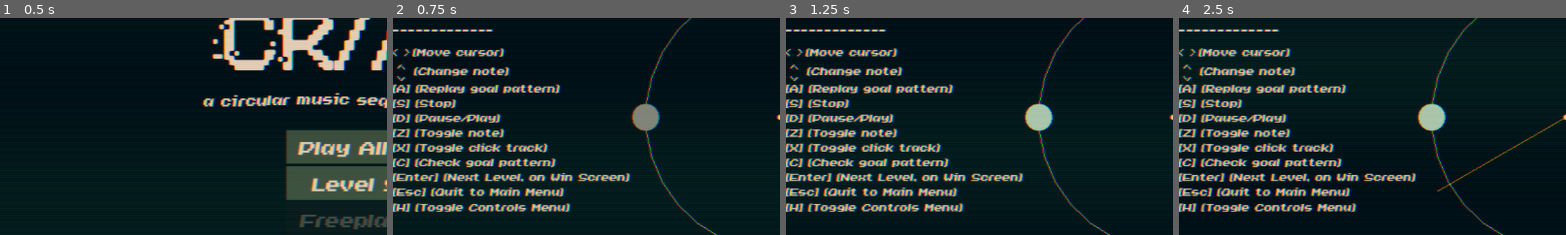
Above: before the commit, frames 1-4 (left to right).
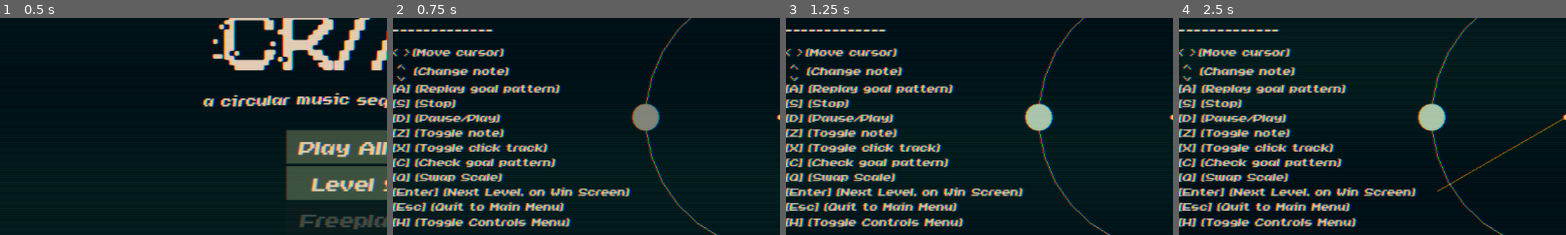
Above: after the commit, the same moments.

Repository: BurnsAndy/gmtk2025
Game: Godot game, scene res://scenes/main_menu.tscn
The game is run twice, just before and just after one commit, with the same random seed, the same clock (stepped at 60 frames per second) and the same inputs.
Inputs:
- Up to frame 1 (0.5 s): no input
- Up to frame 2 (0.75 s): click "Play All Levels" at 0.5 s
- Up to frame 3 (1.25 s): no input
- Up to frame 4 (2.5 s): tap Enter at 1.25 s; hold Right 1.28-2.03 s; tap H at 1.35, 2.3 s; tap Q at 1.55, 2.1 s; hold Down from 2.03 s (still down)
The pictures show only the part of the screen within x 0-50%, y 27-77%; the shares and areas given below are measured in that part.

Frame 1 is identical in both runs. In frame 2, 7.0% of the frame differs, in the area x 0-62%, y 71-97%; in frame 3, 7.0%; in frame 4, 7.0%.

Commit message:
added AharmonicMinor scale. updated theme with correct scale

Diff:
--- a/assets/audio/samples/instr1/instr1_audio_library.tres
+++ b/assets/audio/samples/instr1/instr1_audio_library.tres
@@ -10,6 +10,14 @@
 [ext_resource type="AudioStream" uid="uid://bue8pc0gceqel" path="res://assets/audio/samples/instr1/dmajor/5-b4.wav" id="8_p4gce"]
 [ext_resource type="AudioStream" uid="uid://cej544e72jck8" path="res://assets/audio/samples/instr1/dmajor/6-c#4.wav" id="9_5lgis"]
 [ext_resource type="AudioStream" uid="uid://b67v3q03lg568" path="res://assets/audio/samples/instr1/dmajor/7-d4.wav" id="10_rredj"]
+[ext_resource type="AudioStream" uid="uid://d2x2np6clhxuo" path="res://assets/audio/samples/instr1/aminor/0-a3.wav" id="11_5lgis"]
+[ext_resource type="AudioStream" uid="uid://d025055embxff" path="res://assets/audio/samples/instr1/aminor/1-b3.wav" id="12_rredj"]
+[ext_resource type="AudioStream" uid="uid://b6k4ifoun8j11" path="res://assets/audio/samples/instr1/aminor/2-c3.wav" id="13_g3rrn"]
+[ext_resource type="AudioStream" uid="uid://dbjrouc04rmyx" path="res://assets/audio/samples/instr1/aminor/3-d3.wav" id="14_eb6so"]
+[ext_resource type="AudioStream" uid="uid://byg7t70otqa3r" path="res://assets/audio/samples/instr1/aminor/4-e3.wav" id="15_7jd1y"]
+[ext_resource type="AudioStream" uid="uid://wppfx6ap6jjw" path="res://assets/audio/samples/instr1/aminor/5-f3.wav" id="16_nd6ig"]
+[ext_resource type="AudioStream" uid="uid://dwb0ussdce2y3" path="res://assets/audio/samples/instr1/aminor/6-g#3.wav" id="17_u31pb"]
+[ext_resource type="AudioStream" uid="uid://dk7ql6i3lvoas" path="res://assets/audio/samples/instr1/aminor/7-a4.wav" id="18_pcy5b"]
 
 [sub_resource type="Resource" id="Resource_dwanr"]
 script = ExtResource("2_wdkha")
@@ -59,7 +67,55 @@
 stream = ExtResource("10_rredj")
 metadata/_custom_type_script = "uid://xwsen5j60ci3"
 
+[sub_resource type="Resource" id="Resource_61fvm"]
+script = ExtResource("2_wdkha")
+tag = "aminor_0"
+stream = ExtResource("11_5lgis")
+metadata/_custom_type_script = "uid://xwsen5j60ci3"
+
+[sub_resource type="Resource" id="Resource_icstl"]
+script = ExtResource("2_wdkha")
+tag = "aminor_1"
+stream = ExtResource("12_rredj")
+metadata/_custom_type_script = "uid://xwsen5j60ci3"
+
+[sub_resource type="Resource" id="Resource_jrvhk"]
+script = ExtResource("2_wdkha")
+tag = "aminor_2"
+stream = ExtResource("13_g3rrn")
+metadata/_custom_type_script = "uid://xwsen5j60ci3"
+
+[sub_resource type="Resource" id="Resource_swyjb"]
+script = ExtResource("2_wdkha")
+tag = "aminor_3"
+stream = ExtResource("14_eb6so")
+metadata/_custom_type_script = "uid://xwsen5j60ci3"
+
+[sub_resource type="Resource" id="Resource_60egy"]
+script = ExtResource("2_wdkha")
+tag = "aminor_4"
+stream = ExtResource("15_7jd1y")
+metadata/_custom_type_script = "uid://xwsen5j60ci3"
+
+[sub_resource type="Resource" id="Resource_obkfv"]
+script = ExtResource("2_wdkha")
+tag = "aminor_5"
+stream = ExtResource("16_nd6ig")
+metadata/_custom_type_script = "uid://xwsen5j60ci3"
+
+[sub_resource type="Resource" id="Resource_aw2b0"]
+script = ExtResource("2_wdkha")
+tag = "aminor_6"
+stream = ExtResource("17_u31pb")
+metadata/_custom_type_script = "uid://xwsen5j60ci3"
+
+[sub_resource type="Resource" id="Resource_x7v2b"]
+script = ExtResource("2_wdkha")
+tag = "aminor_7"
+stream = ExtResource("18_pcy5b")
+metadata/_custom_type_script = "uid://xwsen5j60ci3"
+
 [resource]
 script = ExtResource("1_jwrcf")
-sound_effects = Array[ExtResource("2_wdkha")]([SubResource(" …(193 unchanged characters)… e_lnjkg"), SubResource("Resource_gbyfo")])
+sound_effects = Array[ExtResource("2_wdkha")]([SubResource(" …(193 unchanged characters)… e_lnjkg"), SubResource("Resource_gbyfo"), SubResource("Resource_61fvm"), SubResource("Resource_icstl"), SubResource("Resource_jrvhk"), SubResource("Resource_swyjb"), SubResource("Resource_60egy"), SubResource("Resource_obkfv"), SubResource("Resource_aw2b0"), SubResource("Resource_x7v2b")])
 metadata/_custom_type_script = "uid://b0t3mmdcvowi7"
--- a/assets/audio/samples/instr2/instr2_audio_library.tres
+++ b/assets/audio/samples/instr2/instr2_audio_library.tres
@@ -10,6 +10,14 @@
 [ext_resource type="AudioStream" uid="uid://cgwcsrlsv0k3n" path="res://assets/audio/samples/instr2/dmajor/5-b5.wav" id="8_mxfw2"]
 [ext_resource type="AudioStream" uid="uid://beiy46enjvtip" path="res://assets/audio/samples/instr2/dmajor/6-c#5.wav" id="9_148ix"]
 [ext_resource type="AudioStream" uid="uid://x4re3tv34v16" path="res://assets/audio/samples/instr2/dmajor/7-d5.wav" id="10_dbbjy"]
+[ext_resource type="AudioStream" uid="uid://ccxlvh6op4dur" path="res://assets/audio/samples/instr2/aminor/0-a4.wav" id="11_148ix"]
+[ext_resource type="AudioStream" uid="uid://03moskdtf3ox" path="res://assets/audio/samples/instr2/aminor/1-b4.wav" id="12_dbbjy"]
+[ext_resource type="AudioStream" uid="uid://cr7xubgv1wy6y" path="res://assets/audio/samples/instr2/aminor/2-c4.wav" id="13_wpgnu"]
+[ext_resource type="AudioStream" uid="uid://cc2o65cpl8h8e" path="res://assets/audio/samples/instr2/aminor/3-d4.wav" id="14_2ek0h"]
+[ext_resource type="AudioStream" uid="uid://dphjv7t1k8svc" path="res://assets/audio/samples/instr2/aminor/4-e4.wav" id="15_n6gwr"]
+[ext_resource type="AudioStream" uid="uid://ciueodsoket2d" path="res://assets/audio/samples/instr2/aminor/5-f4.wav" id="16_27fpy"]
+[ext_resource type="AudioStream" uid="uid://bsd1wka11gj6c" path="res://assets/audio/samples/instr2/aminor/6-g#4.wav" id="17_v6ufr"]
+[ext_resource type="AudioStream" uid="uid://6mlcp1su24bb" path="res://assets/audio/samples/instr2/aminor/7-a5.wav" id="18_01sak"]
 
 [sub_resource type="Resource" id="Resource_uo2j7"]
 script = ExtResource("2_05igt")
@@ -59,7 +67,55 @@
 stream = ExtResource("10_dbbjy")
 metadata/_custom_type_script = "uid://xwsen5j60ci3"
 
+[sub_resource type="Resource" id="Resource_ddqkm"]
+script = ExtResource("2_05igt")
+tag = "aminor_0"
+stream = ExtResource("11_148ix")
+metadata/_custom_type_script = "uid://xwsen5j60ci3"
+
+[sub_resource type="Resource" id="Resource_o1lcf"]
+script = ExtResource("2_05igt")
+tag = "aminor_1"
+stream = ExtResource("12_dbbjy")
+metadata/_custom_type_script = "uid://xwsen5j60ci3"
+
+[sub_resource type="Resource" id="Resource_rm3m4"]
+script = ExtResource("2_05igt")
+tag = "aminor_2"
+stream = ExtResource("13_wpgnu")
+metadata/_custom_type_script = "uid://xwsen5j60ci3"
+
+[sub_resource type="Resource" id="Resource_yr06b"]
+script = ExtResource("2_05igt")
+tag = "aminor_3"
+stream = ExtResource("14_2ek0h")
+metadata/_custom_type_script = "uid://xwsen5j60ci3"
+
+[sub_resource type="Resource" id="Resource_g3fmh"]
+script = ExtResource("2_05igt")
+tag = "aminor_4"
+stream = ExtResource("15_n6gwr")
+metadata/_custom_type_script = "uid://xwsen5j60ci3"
+
+[sub_resource type="Resource" id="Resource_btxes"]
+script = ExtResource("2_05igt")
+tag = "aminor_5"
+stream = ExtResource("16_27fpy")
+metadata/_custom_type_script = "uid://xwsen5j60ci3"
+
+[sub_resource type="Resource" id="Resource_k3f36"]
+script = ExtResource("2_05igt")
+tag = "aminor_6"
+stream = ExtResource("17_v6ufr")
+metadata/_custom_type_script = "uid://xwsen5j60ci3"
+
+[sub_resource type="Resource" id="Resource_0jycw"]
+script = ExtResource("2_05igt")
+tag = "aminor_7"
+stream = ExtResource("18_01sak")
+metadata/_custom_type_script = "uid://xwsen5j60ci3"
+
 [resource]
 script = ExtResource("1_mgsr4")
-sound_effects = Array[ExtResource("2_05igt")]([SubResource(" …(193 unchanged characters)… e_d8lxh"), SubResource("Resource_6rvxu")])
+sound_effects = Array[ExtResource("2_05igt")]([SubResource(" …(193 unchanged characters)… e_d8lxh"), SubResource("Resource_6rvxu"), SubResource("Resource_ddqkm"), SubResource("Resource_o1lcf"), SubResource("Resource_rm3m4"), SubResource("Resource_yr06b"), SubResource("Resource_g3fmh"), SubResource("Resource_btxes"), SubResource("Resource_k3f36"), SubResource("Resource_0jycw")])
 metadata/_custom_type_script = "uid://b0t3mmdcvowi7"
--- a/assets/audio/samples/instr3/instr1_audio_library.tres
+++ /dev/null
@@ -1,65 +0,0 @@
-[gd_resource type="Resource" script_class="AudioLibrary" load_steps=19 format=3 uid="uid://w1vaeb5vc4mo"]
-
-[ext_resource type="Script" uid="uid://b0t3mmdcvowi7" path="res://scripts/classes/audio_library.gd" id="1_ryhgo"]
-[ext_resource type="Script" uid="uid://xwsen5j60ci3" path="res://scripts/classes/sound_effect.gd" id="2_aksju"]
-[ext_resource type="AudioStream" uid="uid://dhvpupqyli0kx" path="res://assets/audio/samples/instr3/dmajor/0-d4.wav" id="3_7tyyl"]
-[ext_resource type="AudioStream" uid="uid://bx7khwbvvpnmx" path="res://assets/audio/samples/instr3/dmajor/1-e4.wav" id="4_a8yot"]
-[ext_resource type="AudioStream" uid="uid://bmhivbe80xdtt" path="res://assets/audio/samples/instr3/dmajor/2-f#4.wav" id="5_w5e0j"]
-[ext_resource type="AudioStream" uid="uid://c0030tqbbs2np" path="res://assets/audio/samples/instr3/dmajor/3-g4.wav" id="6_a17ju"]
-[ext_resource type="AudioStream" uid="uid://cab3i64jv546p" path="res://assets/audio/samples/instr3/dmajor/4-a5.wav" id="7_yfmj8"]
-[ext_resource type="AudioStream" uid="uid://cri2wxtnavujv" path="res://assets/audio/samples/instr3/dmajor/5-b5.wav" id="8_lwhgg"]
-[ext_resource type="AudioStream" uid="uid://bsf5g4bgqkmm2" path="res://assets/audio/samples/instr3/dmajor/6-c#5.wav" id="9_pit0s"]
-[ext_resource type="AudioStream" uid="uid://6x8wqg3pcsjy" path="res://assets/audio/samples/instr3/dmajor/7-d5.wav" id="10_ucdbi"]
-
-[sub_resource type="Resource" id="Resource_lqad8"]
-script = ExtResource("2_aksju")
-tag = "0"
-stream = ExtResource("3_7tyyl")
-metadata/_custom_type_script = "uid://xwsen5j60ci3"
-
-[sub_resource type="Resource" id="Resource_ah7th"]
-script = ExtResource("2_aksju")
-tag = "1"
-stream = ExtResource("4_a8yot")
-metadata/_custom_type_script = "uid://xwsen5j60ci3"
-
-[sub_resource type="Resource" id="Resource_tminp"]
-script = ExtResource("2_aksju")
-tag = "2"
-stream = ExtResource("5_w5e0j")
-metadata/_custom_type_script = "uid://xwsen5j60ci3"
-
-[sub_resource type="Resource" id="Resource_lnjkg"]
-script = ExtResource("2_aksju")
-tag = "3"
-stream = ExtResource("6_a17ju")
-metadata/_custom_type_script = "uid://xwsen5j60ci3"
-
-[sub_resource type="Resource" id="Resource_gbyfo"]
-script = ExtResource("2_aksju")
-tag = "4"
-stream = ExtResource("7_yfmj8")
-metadata/_custom_type_script = "uid://xwsen5j60ci3"
-
-[sub_resource type="Resource" id="Resource_ri14p"]
-script = ExtResource("2_aksju")
-tag = "5"
-stream = ExtResource("8_lwhgg")
-metadata/_custom_type_script = "uid://xwsen5j60ci3"
-
-[sub_resource type="Resource" id="Resource_uo2j7"]
-script = ExtResource("2_aksju")
-tag = "6"
-stream = ExtResource("9_pit0s")
-metadata/_custom_type_script = "uid://xwsen5j60ci3"
-
-[sub_resource type="Resource" id="Resource_s1a1d"]
-script = ExtResource("2_aksju")
-tag = "7"
-stream = ExtResource("10_ucdbi")
-metadata/_custom_type_script = "uid://xwsen5j60ci3"
-
-[resource]
-script = ExtResource("1_ryhgo")
-sound_effects = Array[ExtResource("2_aksju")]([SubResource("Resource_lqad8"), SubResource("Resource_ah7th"), SubResource("Resource_tminp"), SubResource("Resource_lnjkg"), SubResource("Resource_gbyfo"), SubResource("Resource_ri14p"), SubResource("Resource_uo2j7"), SubResource("Resource_s1a1d")])
-metadata/_custom_type_script = "uid://b0t3mmdcvowi7"
--- /dev/null
+++ b/assets/audio/samples/instr3/instr3_audio_library.tres
@@ -0,0 +1,121 @@
+[gd_resource type="Resource" script_class="AudioLibrary" load_steps=35 format=3 uid="uid://cokmlcqk11aeu"]
+
+[ext_resource type="Script" uid="uid://b0t3mmdcvowi7" path="res://scripts/classes/audio_library.gd" id="1_c5gma"]
+[ext_resource type="Script" uid="uid://xwsen5j60ci3" path="res://scripts/classes/sound_effect.gd" id="2_bhgvp"]
+[ext_resource type="AudioStream" uid="uid://dhvpupqyli0kx" path="res://assets/audio/samples/instr3/dmajor/0-d4.wav" id="3_2gbo6"]
+[ext_resource type="AudioStream" uid="uid://bx7khwbvvpnmx" path="res://assets/audio/samples/instr3/dmajor/1-e4.wav" id="4_lny04"]
+[ext_resource type="AudioStream" uid="uid://bmhivbe80xdtt" path="res://assets/audio/samples/instr3/dmajor/2-f#4.wav" id="5_wh6d3"]
+[ext_resource type="AudioStream" uid="uid://c0030tqbbs2np" path="res://assets/audio/samples/instr3/dmajor/3-g4.wav" id="6_y0dra"]
+[ext_resource type="AudioStream" uid="uid://cab3i64jv546p" path="res://assets/audio/samples/instr3/dmajor/4-a5.wav" id="7_gwwsx"]
+[ext_resource type="AudioStream" uid="uid://cri2wxtnavujv" path="res://assets/audio/samples/instr3/dmajor/5-b5.wav" id="8_45de1"]
+[ext_resource type="AudioStream" uid="uid://bsf5g4bgqkmm2" path="res://assets/audio/samples/instr3/dmajor/6-c#5.wav" id="9_qvxdf"]
+[ext_resource type="AudioStream" uid="uid://6x8wqg3pcsjy" path="res://assets/audio/samples/instr3/dmajor/7-d5.wav" id="10_6j1xb"]
+[ext_resource type="AudioStream" uid="uid://3tyo5oxxcuec" path="res://assets/audio/samples/instr3/aminor/0-a4.wav" id="11_1ydom"]
+[ext_resource type="AudioStream" uid="uid://dmvjlgib6v484" path="res://assets/audio/samples/instr3/aminor/1-b4.wav" id="12_hf1w2"]
+[ext_resource type="AudioStream" uid="uid://ref8m502hkrj" path="res://assets/audio/samples/instr3/aminor/2-c4.wav" id="13_gpxha"]
+[ext_resource type="AudioStream" uid="uid://j54jos5mnbpk" path="res://assets/audio/samples/instr3/aminor/3-d4.wav" id="14_tmn2k"]
+[ext_resource type="AudioStream" uid="uid://76va580t1g8j" path="res://assets/audio/samples/instr3/aminor/4-e4.wav" id="15_rydq5"]
+[ext_resource type="AudioStream" uid="uid://l43jppt0bbr1" path="res://assets/audio/samples/instr3/aminor/5-f4.wav" id="16_cb8md"]
+[ext_resource type="AudioStream" uid="uid://cau0hxbdkauhl" path="res://assets/audio/samples/instr3/aminor/6-g#4.wav" id="17_sadri"]
+[ext_resource type="AudioStream" uid="uid://c866pj1a383el" path="res://assets/audio/samples/instr3/aminor/7-a5.wav" id="18_si5qd"]
+
+[sub_resource type="Resource" id="Resource_lqad8"]
+script = ExtResource("2_bhgvp")
+tag = "0"
+stream = ExtResource("3_2gbo6")
+metadata/_custom_type_script = "uid://xwsen5j60ci3"
+
+[sub_resource type="Resource" id="Resource_ah7th"]
+script = ExtResource("2_bhgvp")
+tag = "1"
+stream = ExtResource("4_lny04")
+metadata/_custom_type_script = "uid://xwsen5j60ci3"
+
+[sub_resource type="Resource" id="Resource_tminp"]
+script = ExtResource("2_bhgvp")
+tag = "2"
+stream = ExtResource("5_wh6d3")
+metadata/_custom_type_script = "uid://xwsen5j60ci3"
+
+[sub_resource type="Resource" id="Resource_lnjkg"]
+script = ExtResource("2_bhgvp")
+tag = "3"
+stream = ExtResource("6_y0dra")
+metadata/_custom_type_script = "uid://xwsen5j60ci3"
+
+[sub_resource type="Resource" id="Resource_gbyfo"]
+script = ExtResource("2_bhgvp")
+tag = "4"
+stream = ExtResource("7_gwwsx")
+metadata/_custom_type_script = "uid://xwsen5j60ci3"
+
+[sub_resource type="Resource" id="Resource_ri14p"]
+script = ExtResource("2_bhgvp")
+tag = "5"
+stream = ExtResource("8_45de1")
+metadata/_custom_type_script = "uid://xwsen5j60ci3"
+
+[sub_resource type="Resource" id="Resource_uo2j7"]
+script = ExtResource("2_bhgvp")
+tag = "6"
+stream = ExtResource("9_qvxdf")
+metadata/_custom_type_script = "uid://xwsen5j60ci3"
+
+[sub_resource type="Resource" id="Resource_s1a1d"]
+script = ExtResource("2_bhgvp")
+tag = "7"
+stream = ExtResource("10_6j1xb")
+metadata/_custom_type_script = "uid://xwsen5j60ci3"
+
+[sub_resource type="Resource" id="Resource_p02ps"]
+script = ExtResource("2_bhgvp")
+tag = "aminor_0"
+stream = ExtResource("11_1ydom")
+metadata/_custom_type_script = "uid://xwsen5j60ci3"
+
+[sub_resource type="Resource" id="Resource_f6b6h"]
+script = ExtResource("2_bhgvp")
+tag = "aminor_1"
+stream = ExtResource("12_hf1w2")
+metadata/_custom_type_script = "uid://xwsen5j60ci3"
+
+[sub_resource type="Resource" id="Resource_d2csg"]
+script = ExtResource("2_bhgvp")
+tag = "aminor_2"
+stream = ExtResource("13_gpxha")
+metadata/_custom_type_script = "uid://xwsen5j60ci3"
+
+[sub_resource type="Resource" id="Resource_s27t4"]
+script = ExtResource("2_bhgvp")
+tag = "aminor_3"
+stream = ExtResource("14_tmn2k")
+metadata/_custom_type_script = "uid://xwsen5j60ci3"
+
+[sub_resource type="Resource" id="Resource_eucsr"]
+script = ExtResource("2_bhgvp")
+tag = "aminor_4"
+stream = ExtResource("15_rydq5")
+metadata/_custom_type_script = "uid://xwsen5j60ci3"
+
+[sub_resource type="Resource" id="Resource_u0qr4"]
+script = ExtResource("2_bhgvp")
+tag = "aminor_5"
+stream = ExtResource("16_cb8md")
+metadata/_custom_type_script = "uid://xwsen5j60ci3"
+
+[sub_resource type="Resource" id="Resource_cbhmg"]
+script = ExtResource("2_bhgvp")
+tag = "aminor_6"
+stream = ExtResource("17_sadri")
+metadata/_custom_type_script = "uid://xwsen5j60ci3"
+
+[sub_resource type="Resource" id="Resource_gp3nm"]
+script = ExtResource("2_bhgvp")
+tag = "aminor_7"
+stream = ExtResource("18_si5qd")
+metadata/_custom_type_script = "uid://xwsen5j60ci3"
+
+[resource]
+script = ExtResource("1_c5gma")
+sound_effects = Array[ExtResource("2_bhgvp")]([SubResource("Resource_lqad8"), SubResource("Resource_ah7th"), SubResource("Resource_tminp"), SubResource("Resource_lnjkg"), SubResource("Resource_gbyfo"), SubResource("Resource_ri14p"), SubResource("Resource_uo2j7"), SubResource("Resource_s1a1d"), SubResource("Resource_p02ps"), SubResource("Resource_f6b6h"), SubResource("Resource_d2csg"), SubResource("Resource_s27t4"), SubResource("Resource_eucsr"), SubResource("Resource_u0qr4"), SubResource("Resource_cbhmg"), SubResource("Resource_gp3nm")])
+metadata/_custom_type_script = "uid://b0t3mmdcvowi7"
--- a/levels/level_1-1.tres
+++ b/levels/level_1-1.tres
@@ -14,5 +14,5 @@
 best_score = 0
 track_settings = Array[ExtResource("2_apd6c")]([ExtResource("3_imydp")])
 cubes = false
-minor = false
+minor = true
 metadata/_custom_type_script = "uid://dlvmfqij2g0ha"
--- a/levels/level_1-2.tres
+++ b/levels/level_1-2.tres
@@ -14,5 +14,5 @@
 best_score = 0
 track_settings = Array[ExtResource("2_n4nfa")]([ExtResource("3_e8j07")])
 cubes = false
-minor = false
+minor = true
 metadata/_custom_type_script = "uid://dlvmfqij2g0ha"
--- a/levels/level_1-5.tres
+++ b/levels/level_1-5.tres
@@ -21,5 +21,5 @@
 best_score = 0
 track_settings = Array[ExtResource("2_p7yfs")]([SubResource("Resource_p7yfs")])
 cubes = false
-minor = false
+minor = true
 metadata/_custom_type_script = "uid://dlvmfqij2g0ha"
--- a/levels/level_2_3.tres
+++ b/levels/level_2_3.tres
@@ -29,5 +29,5 @@
 best_score = 0
 track_settings = Array[ExtResource("2_3ph2i")]([SubResource("Resource_rcqid"), SubResource("Resource_1ajci")])
 cubes = false
-minor = false
+minor = true
 metadata/_custom_type_script = "uid://dlvmfqij2g0ha"
--- a/levels/level_3_1.tres
+++ b/levels/level_3_1.tres
@@ -29,5 +29,5 @@
 best_score = 0
 track_settings = Array[ExtResource("2_6tl57")]([SubResource("Resource_1a85y"), SubResource("Resource_vr8o3")])
 cubes = false
-minor = false
+minor = true
 metadata/_custom_type_script = "uid://dlvmfqij2g0ha"
--- a/levels/level_3_3.tres
+++ b/levels/level_3_3.tres
@@ -29,5 +29,5 @@
 best_score = 0
 track_settings = Array[ExtResource("2_iev25")]([SubResource("Resource_6h3lr"), SubResource("Resource_dj67d")])
 cubes = false
-minor = false
+minor = true
 metadata/_custom_type_script = "uid://dlvmfqij2g0ha"
--- a/levels/level_3_4.tres
+++ b/levels/level_3_4.tres
@@ -37,5 +37,5 @@
 best_score = 0
 track_settings = Array[ExtResource("2_a8g17")]([SubResource("Resource_6h3lr"), SubResource("Resource_dj67d"), SubResource("Resource_6vcge")])
 cubes = false
-minor = false
+minor = true
 metadata/_custom_type_script = "uid://dlvmfqij2g0ha"
--- a/levels/level_3_5.tres
+++ b/levels/level_3_5.tres
@@ -37,5 +37,5 @@
 best_score = 0
 track_settings = Array[ExtResource("2_xt6p1")]([SubResource("Resource_6h3lr"), SubResource("Resource_dj67d"), SubResource("Resource_6vcge")])
 cubes = false
-minor = false
+minor = true
 metadata/_custom_type_script = "uid://dlvmfqij2g0ha"
--- a/scenes/puzzle_level_scene.tscn
+++ b/scenes/puzzle_level_scene.tscn
@@ -14,7 +14,7 @@
 [ext_resource type="Resource" uid="uid://t65qpqebw0rg" path="res://assets/audio/samples/instr1/instr1_audio_library.tres" id="9_qv4qn"]
 [ext_resource type="Script" uid="uid://hd1dahd1lpfr" path="res://scripts/classes/confetti_emitter.gd" id="10_dagly"]
 [ext_resource type="Resource" uid="uid://be4sk7totaj65" path="res://assets/audio/samples/instr2/instr2_audio_library.tres" id="10_vjcl8"]
-[ext_resource type="Resource" uid="uid://w1vaeb5vc4mo" path="res://assets/audio/samples/instr3/instr1_audio_library.tres" id="11_e03pu"]
+[ext_resource type="Resource" uid="uid://cokmlcqk11aeu" path="res://assets/audio/samples/instr3/instr3_audio_library.tres" id="14_ib56u"]
 [ext_resource type="PackedScene" uid="uid://duqnwl4lwb5fn" path="res://scenes/volume_slider.tscn" id="14_mvy5p"]
 [ext_resource type="PackedScene" uid="uid://b1r084b8sxtdm" path="res://scenes/crt_effect.tscn" id="17_qpt1g"]
 
@@ -187,6 +187,7 @@
 [Z] (Toggle note)
 [X] (Toggle click track)
 [C] (Check goal pattern)
+[Q] (Swap Scale)
 [Enter] (Next Level, on Win Screen)
 [Esc] (Quit to Main Menu)"
 
@@ -210,7 +211,7 @@
 
 [node name="instr3_PolyphonicAudioPlayer" parent="Sequencer" instance=ExtResource("4_qpt1g")]
 position = Vector2(1250.36, 180.44)
-audio_library = ExtResource("11_e03pu")
+audio_library = ExtResource("14_ib56u")
 
 [node name="WinOrLoseLabel" type="Label" parent="."]
 anchors_preset = 8
--- a/scripts/sequencer.gd
+++ b/scripts/sequencer.gd
@@ -17,6 +17,7 @@
 var click_enabled: bool   = true
 var current_step: int     = 0
 var cubes:bool = false
+var minor:bool = false
 @onready var instr_1_polyphonic_audio_player: AudioStreamPlayer2D = $instr1_PolyphonicAudioPlayer
 @onready var instr_2_polyphonic_audio_player: AudioStreamPlayer2D = $instr2_PolyphonicAudioPlayer
 @onready var instr_3_polyphonic_audio_player: AudioStreamPlayer2D = $instr3_PolyphonicAudioPlayer
@@ -72,6 +73,7 @@
 	tracks[0].active = true
 	bpm = level.bpm
 	cubes = level.cubes
+	minor = level.minor
 	steps_per_second = (bpm / 60)# * tracks[0].num_steps
 
 func _ready() -> void:
@@ -99,15 +101,16 @@
 	queue_redraw()
 
 func play_sample(track_index:int, note_index:int):
-	#currently each instrument has 8 notes on a dmajor scale labeled 0-8
-	#might want to prefix those samples in their library with "dmajor_" if you want other scales
+	var prefix: String = ""
+	if minor:
+		prefix = "aminor_"
 	match track_index:
 		0:
-			instr_3_polyphonic_audio_player.play_sound_effect_from_library(str(note_index))
+			instr_3_polyphonic_audio_player.play_sound_effect_from_library(prefix + str(note_index))
 		1:
-			instr_2_polyphonic_audio_player.play_sound_effect_from_library(str(note_index))
+			instr_2_polyphonic_audio_player.play_sound_effect_from_library(prefix + str(note_index))
 		2:
-			instr_1_polyphonic_audio_player.play_sound_effect_from_library(str(note_index))
+			instr_1_polyphonic_audio_player.play_sound_effect_from_library(prefix + str(note_index))
 
 func play_click():
 	var sample: String         = "click_1"
@@ -227,7 +230,7 @@
 
 func _unhandled_input(event):
 	if event is InputEventKey:
-		if event.pressed && (!controls_locked || event.keycode == KEY_A || event.keycode == KEY_H):
+		if event.pressed && (!controls_locked || event.keycode == KEY_A || event.keycode == KEY_H || event.keycode == KEY_Q):
 			match event.keycode:
 				KEY_LEFT:
 					cursor_move(-1)
@@ -259,6 +262,8 @@
 					click_enabled = !click_enabled
 				KEY_H:
 					toggle_controls.emit()
+				KEY_Q:
+					minor = !minor
 
 
 func get_current_pattern():
Not shown, added: assets/audio/samples/instr1/aminor/0-a3.wav.import
Not shown, added: assets/audio/samples/instr1/aminor/1-b3.wav.import
Not shown, added: assets/audio/samples/instr1/aminor/2-c3.wav.import
Not shown, added: assets/audio/samples/instr1/aminor/3-d3.wav.import
Not shown, added: assets/audio/samples/instr1/aminor/4-e3.wav.import
Not shown, added: assets/audio/samples/instr1/aminor/5-f3.wav.import
Not shown, added: assets/audio/samples/instr1/aminor/6-g#3.wav.import
Not shown, added: assets/audio/samples/instr1/aminor/7-a4.wav.import
Not shown: 1 places in assets/audio/samples/instr1/instr1_audio_library.tres that only renumber resources
Not shown, added: assets/audio/samples/instr2/aminor/0-a4.wav.import
Not shown, added: assets/audio/samples/instr2/aminor/1-b4.wav.import
Not shown, added: assets/audio/samples/instr2/aminor/2-c4.wav.import
(and 39 more such lines)
